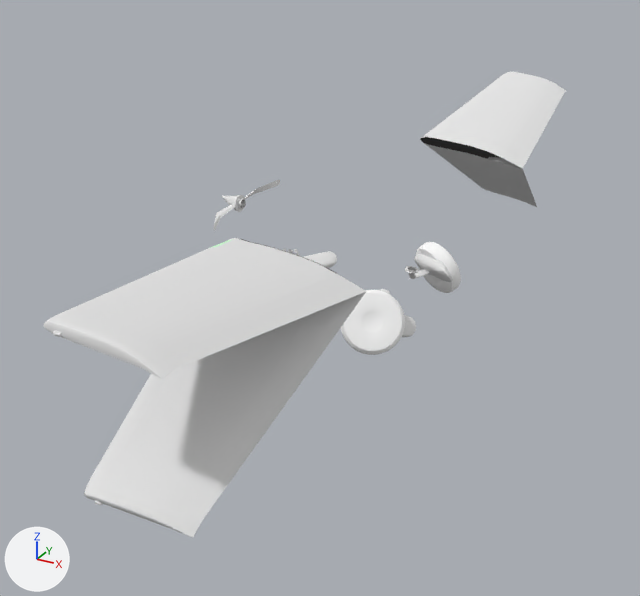
One commit to the Blender file dev/blender/c172p-damage.blend: the scene before it, then after it.
The view is the same before and after, from a camera (50 mm lens) standing at (5.02, -10.02, 3.77) and looking at (-0.24, -0.45, -1.02). Arrows for +X, +Y and +Z are at lower left; the lights stay in place. The picture after the commit comes second.
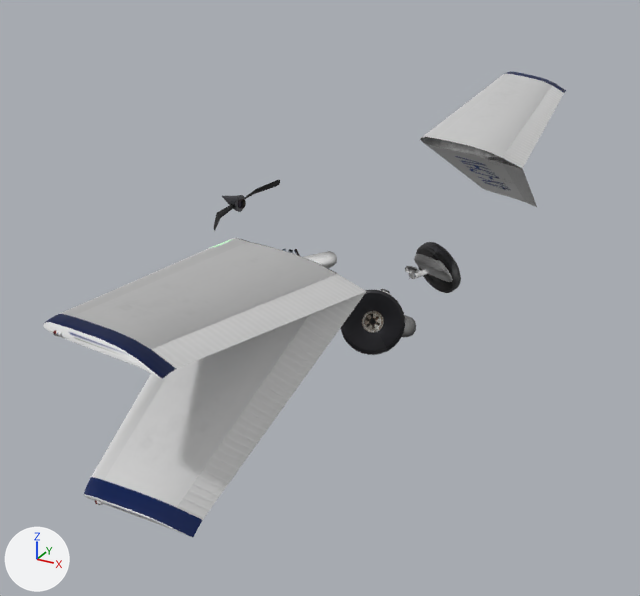
Diff of the bpy script that builds the scene:
```diff
--- a/dev/blender/c172p-damage.blend.py
+++ b/dev/blender/c172p-damage.blend.py
@@ img_prop_png @@
+img_prop_png = load_image('prop.png', '../../Models/prop.png', 512, 256, 'sRGB')
@@ img_wing_normal_png @@
+img_wing_normal_png = load_image('wing-normal.png', '../../Models/wing-normal.png', 4096, 4096, 'sRGB')
@@ img_wing @@
+img_wing = load_image('wing', '../../Models/wing.png', 2048, 2048, 'sRGB')
@@ img_c172p_fuselage_skyhawk_png @@
+img_c172p_fuselage_skyhawk_png = load_image('c172p-fuselage-skyhawk.png', '../../Models/fuselage.png', 2048, 2048, 'sRGB')
@@ img_fuselage_normal_png @@
+img_fuselage_normal_png = load_image('fuselage-normal.png', '../../Models/fuselage-normal.png', 4096, 4096, 'sRGB')
@@ mat_exterior_parts @@
 mat_exterior_parts = bpy.data.materials.new('exterior-parts')
-# nodes: BsdfDiffuse, OutputMaterial
+# nodes: BsdfPrincipled, NormalMap, OutputMaterial, TexImage x2
+# uses the picture img_c172p_fuselage_skyhawk_png
+# uses the picture img_fuselage_normal_png
@@ mat_external_mat_wing @@
 mat_external_mat_wing = bpy.data.materials.new('external_mat_wing')
-# nodes: BsdfDiffuse, OutputMaterial
+# nodes: BsdfPrincipled, NormalMap, OutputMaterial, TexImage x2
+# uses the picture img_wing
+# uses the picture img_wing_normal_png
@@ mat_prop_mat @@
-mat_prop_mat = diffuse_material('prop_mat')
-mat_prop_mat.base_color = (1.0, 1.0, 1.0)  # white #ffffff
+mat_prop_mat = principled_material('prop_mat')
+mat_prop_mat.texture = img_prop_png
```

Pixel boxes [x1, y1, x2, y2] of what changed, in the pictures (640 x 596 px):
'wing_left_C', surface changed (darker)
    both: [84, 315, 309, 537]
'wing_left_D', surface changed (white to grey)
    both: [43, 242, 337, 379]
'leftaileron_D', surface changed
    both: [151, 274, 366, 369]
'wing_right_D', surface changed
    both: [436, 71, 566, 163]
'LeftWheelBKD', surface changed (white to black)
    both: [341, 290, 405, 355]
'rightaileron_D', surface changed
    both: [502, 86, 564, 169]
'wing_leading_edge_left_C', surface changed
    both: [91, 374, 168, 480]
'wing_leading_edge_left_D', surface changed
    both: [57, 238, 247, 316]
'RightWheelBKD', surface changed (white to black)
    both: [416, 242, 461, 293]
'wing_leading_edge_right_D', surface changed
    both: [421, 74, 511, 138]
'fairing3D', surface changed (white to grey)
    both: [414, 254, 453, 282]
'fairing1D', surface changed
    both: [304, 251, 337, 268]
'PropellerD', surface changed
    both: [214, 180, 280, 231]
'RightWheelBKsD', surface changed (white to black)
    both: [419, 243, 441, 282]
'SpinnerD', surface changed (white to black)
    both: [222, 195, 246, 212]
'fairing2D', surface changed (white to grey)
    both: [402, 315, 416, 337]
'RightWheelStrutBKD', surface changed (white to grey)
    both: [405, 266, 429, 279]
'wing_center_broke_right', surface changed
    both: [420, 137, 520, 168]
'LeftNavLight_D', surface changed
    both: [53, 330, 62, 337]
'LeftWheelStrutBKD', surface changed
    both: [380, 289, 391, 295]
'LeftNavLight_C', surface changed
    both: [95, 500, 103, 505]
'TopLinkD', surface changed
    both: [294, 249, 300, 256]
'NoseWheelStrutBKD', surface changed
    both: [288, 249, 293, 253]
